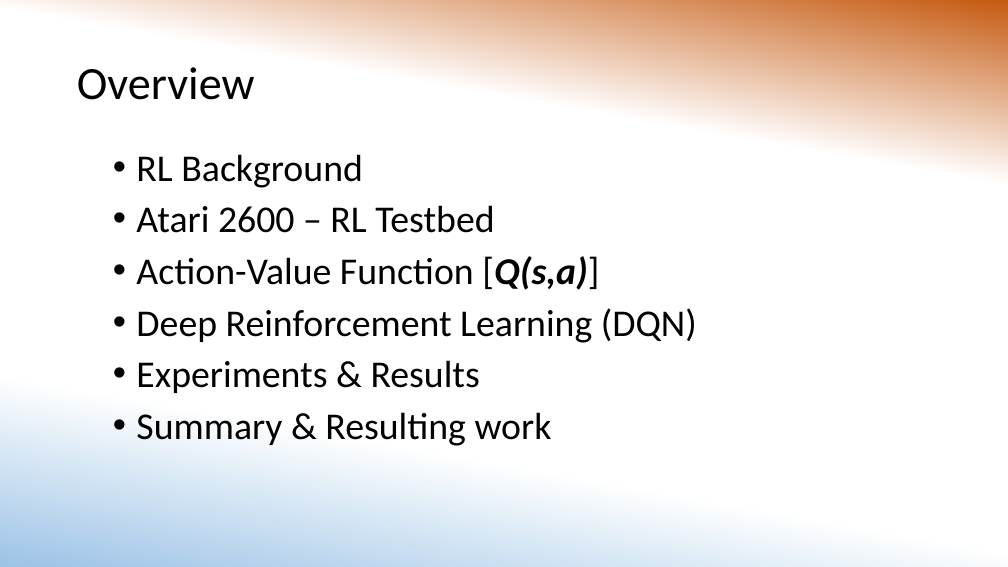
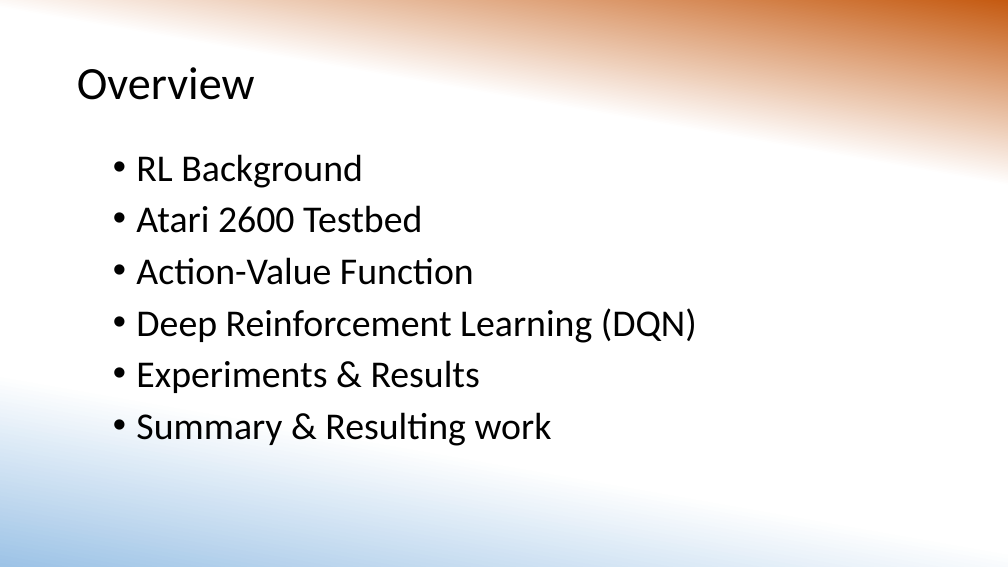
Before and after one commit to MorganMWJ/sem1020-paper-presentations, a slide deck: slide 2 of DQN/dqn_slides.pptx. Drawn at 1008x567 pixels with LibreOffice and Linux fonts; fonts in the diff are those of the drawing. Boxes give left, top, right and bottom in pixels: in the first picture for what was removed or moved away, otherwise in the second. Text is boxed around its words. In the diff, an @@ line names an element or a change of style, - is before the commit and + after.

Commit message:
Added more slides

```diff
--- a/DQN/dqn_slides.pptx
+++ b/DQN/dqn_slides.pptx
@@ text at (136, 205, 474, 285): text changed @@
-• Atari 2600 – RL Testbed
-• Action-Value Function [Q(s,a)]
+• Atari 2600 Testbed
+• Action-Value Function
```
Also in this commit, not shown: 4 other slides changed, 3 other files.
